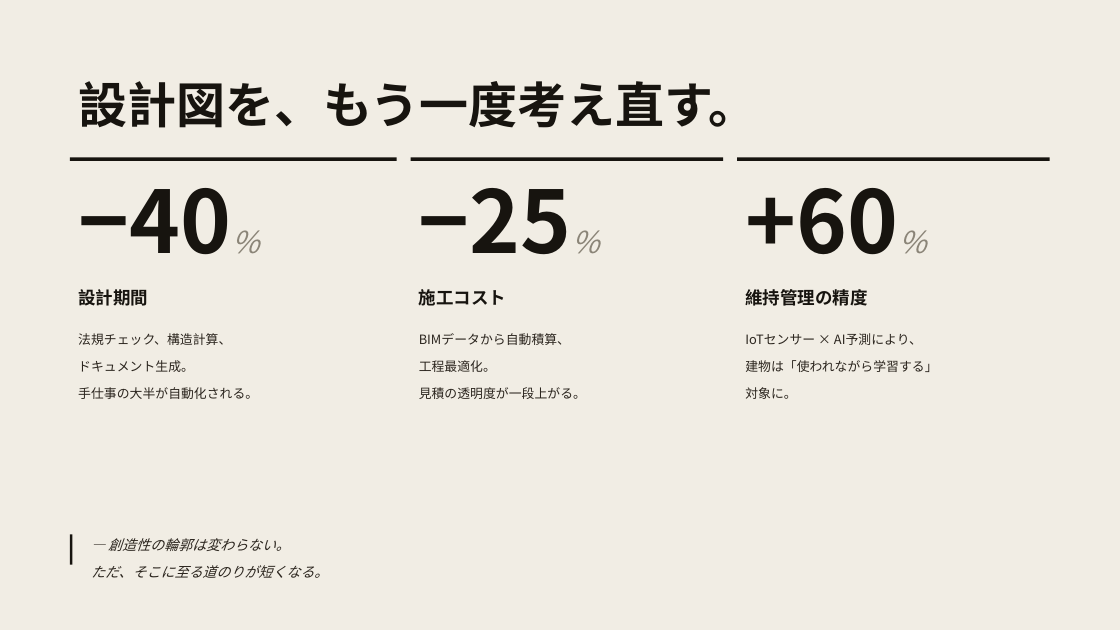
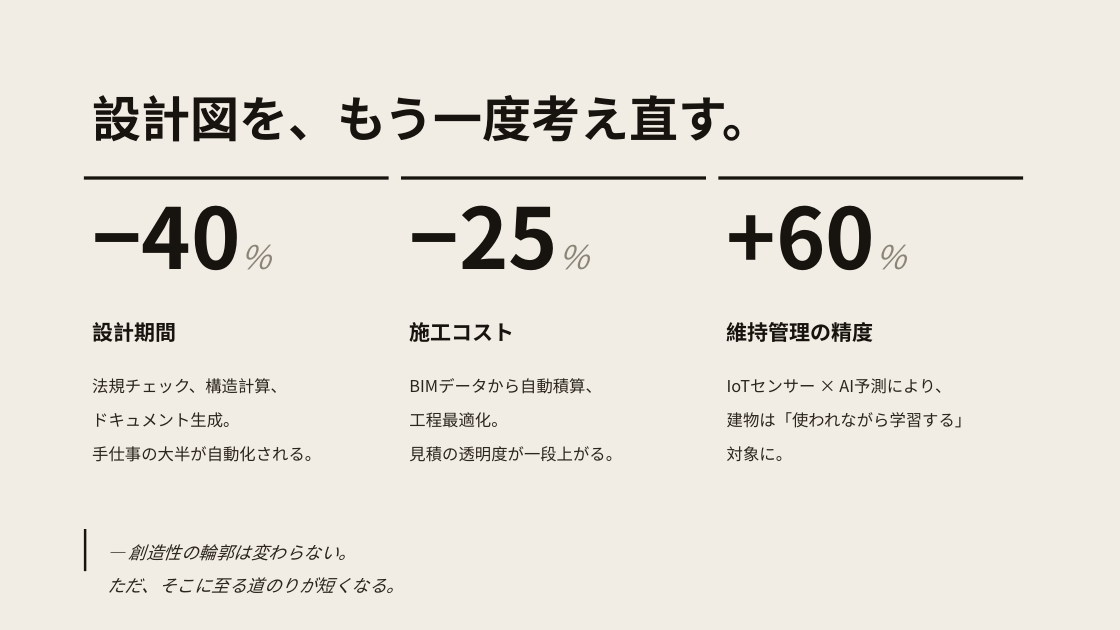
Before and after one commit to horihorihorihorichiz/-, a slide deck: slide 5 of slides/exports/architecture2026_text.pptx. Drawn at 1120x630 pixels with LibreOffice and Linux fonts; fonts in the diff are those of the drawing. Boxes give left, top, right and bottom in pixels: in the first picture for what was removed or moved away, otherwise in the second. Text is boxed around its words. In the diff, an @@ line names an element or a change of style, - is before the commit and + after.

```diff
--- a/slides/exports/architecture2026_text.pptx
+++ b/slides/exports/architecture2026_text.pptx
@@ text "設計図を、もう一度考え直す。": place and size @@
-text "設計図を、もう一度考え直す。" at (78,81,758,128)
+text "設計図を、もう一度考え直す。" at (92,95,772,142)
@@ rectangle: place and size @@
-rectangle at (70,158,397,161)
+rectangle at (84,176,389,180)
@@ rectangle: place and size @@
-rectangle at (411,158,723,161)
+rectangle at (402,176,707,180)
@@ rectangle: place and size @@
-rectangle at (738,158,1050,161)
+rectangle at (718,176,1023,180)
@@ text "−40%": place and size @@
-text "−40%" at (78,188,231,255)
+text "−40%" at (92,205,241,270)
@@ text "−40%" at (92,205,241,270): size 74 to 72 pt, size 26 to 28 pt in "−40%" @@
@@ text "−25%": place and size @@
-text "−25%" at (419,188,572,254)
+text "−25%" at (409,205,558,270)
@@ text "−25%" at (409,205,558,270): size 74 to 72 pt, size 26 to 28 pt in "−25%" @@
@@ text "+60%": place and size @@
-text "+60%" at (745,188,898,255)
+text "+60%" at (727,205,876,270)
@@ text "+60%" at (727,205,876,270): size 74 to 72 pt, size 26 to 28 pt in "+60%" @@
@@ text "設計期間": place and size @@
-text "設計期間" at (78,289,148,306)
+text "設計期間" at (92,322,176,342)
@@ text "施工コスト": place and size @@
-text "施工コスト" at (419,289,506,306)
+text "施工コスト" at (409,322,514,342)
@@ size 15 to 18 pt in 3 elements at (92,322,176,342), (409,322,514,342), (727,322,874,342) @@
@@ text "維持管理の精度": place and size @@
-text "維持管理の精度" at (745,289,867,306)
+text "維持管理の精度" at (727,322,874,342)
@@ text "法規チェック、構造計算、": place and size @@
-text "法規チェック、構造計算、" at (78,333,258,399)
+text "法規チェック、構造計算、" at (92,378,321,462)
@@ text "BIMデータから自動積算、": place and size @@
-text "BIMデータから自動積算、" at (419,333,586,399)
+text "BIMデータから自動積算、" at (409,378,622,462)
@@ size 11 to 14 pt in 3 elements at (92,378,321,462), (409,378,622,462), (727,378,972,461) @@
@@ text "IoTセンサー × AI予測により、": place and size @@
-text "IoTセンサー × AI予測により、" at (745,333,937,399)
+text "IoTセンサー × AI予測により、" at (727,378,972,461)
@@ rectangle: place and size @@
-rectangle at (70,534,72,565)
+rectangle at (84,529,87,571)
@@ text "— 創造性の輪郭は変わらない。": place and size @@
-text "— 創造性の輪郭は変わらない。" at (91,538,328,578)
+text "— 創造性の輪郭は変わらない。" at (107,544,404,593)
@@ text "— 創造性の輪郭は変わらない。" at (107,544,404,593): size 12 to 15 pt; vertical alignment middle to top @@
```
Also in this commit, not shown: 6 other slides changed, 1 other file.
